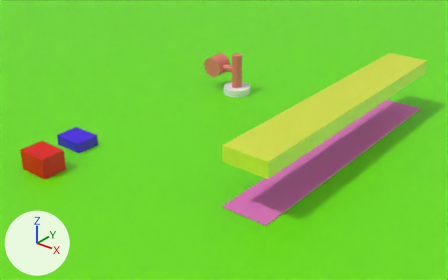
The Blender file frontend/src/blend/world.blend, before and after one commit.
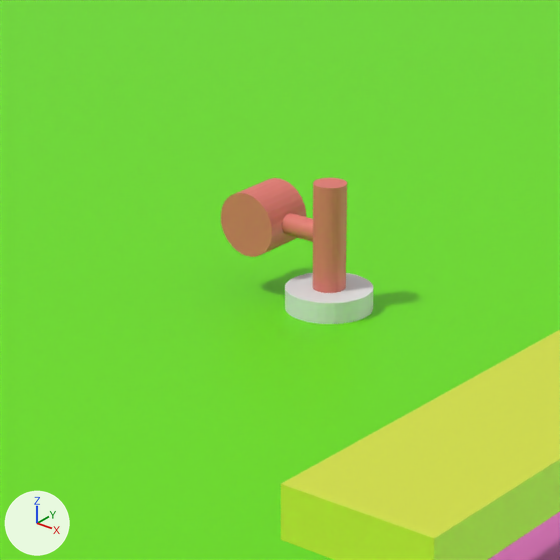
Old and new are each drawn whole from a 50 mm lens placed at (19.83, -27.87, 13.79), pointed at (2.02, -5.61, -0.02) and again close up on the part from 31% to 68% of the width and 0% to 60% of the height. The axes (+X, +Y, +Z) are drawn at lower left. The lights are the same throughout.
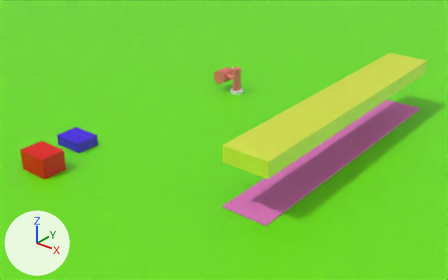
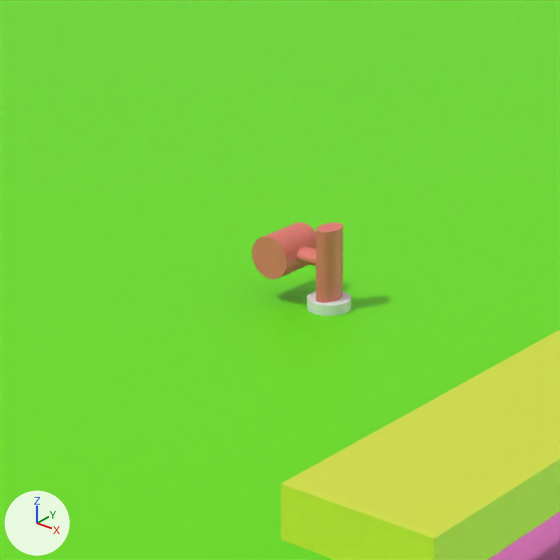
Diff of the bpy script that builds the scene:
```diff
--- a/frontend/src/blend/world.blend.py
+++ b/frontend/src/blend/world.blend.py
@@ me_cylinder_008 @@
+me_cylinder_008.from_pydata(...)  # 256 vertices, 102 faces; spans x -3.47..0.5, y 0.0..3.33, z -1.0..1.0
+me_cylinder_008.materials.append(mat_material_005)  # red #e77c73
@@ ob_hammer_001 @@
-ob_hammer_001 = bpy.data.objects.new('Hammer.001', me_cylinder_001)
-ob_hammer_001.location = (-1.48, 0.0, 1.36)
-ob_hammer_001.scale = (0.3, 0.3, 1.0)
@@ ob_cylinder @@
 ob_cylinder = bpy.data.objects.new('Cylinder', me_cylinder_006)
-ob_cylinder.parent = ob_hammer_001
 ob_cylinder.matrix_parent_inverse = Matrix(((3.333, 0.0, 0.0, 4.936), (0.0, 3.333, 0.0, 0.0), (0.0, 0.0, 1.0, -1.36), (0.0, 0.0, 0.0, 1.0)))
-ob_cylinder.location = (-1.481, 0.0, 0.2)
-ob_cylinder.scale = (0.8, 0.8, 0.2)
+ob_cylinder.location = (-1.481, 0.0, 0.1)
+ob_cylinder.scale = (0.4, 0.4, 0.1)
@@ ob_hammer @@
+ob_hammer = bpy.data.objects.new('Hammer', me_cylinder_008)
+ob_hammer.location = (-1.48, 0.0, 0.2)
+ob_hammer.rotation_euler = (1.571, 0.0, 0.0)  # degrees (90, 0, 0)
+ob_hammer.scale = (0.4, 0.4, 0.5)
```

Boxes [x1, y1, x2, y2] around the edits, measured in the close-ups (560 x 560 px):
'Hammer.001', deleted: before [221, 178, 347, 293]
'Hammer', added: after [252, 222, 343, 303]
'Cylinder', moved, rescaled (49% narrower, 50% shorter): before [285, 273, 373, 324]; after [307, 291, 351, 316]
